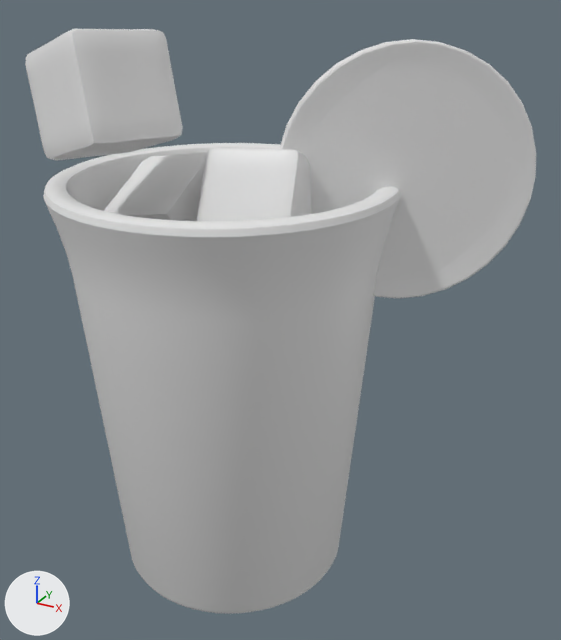
An edit to the OBJ model public/assets/drink-baked/blog0050.obj, drawn before and after from the same camera.
Camera for both pictures: a 50 mm camera at (3.44, -5.32, 5.19) aimed at (0.48, 0.06, 2.5). The lights are fixed; the arrows at lower left show +X, +Y and +Z. The first picture is the older version. Where no turn or scale is listed for an object, it has been applied to the vertices.

Before the edit, the objects in view are built like this:
```python
me_circle_001 = bpy.data.meshes.new('Circle.001')
me_circle_001.from_pydata(...)  # 834 vertices, 832 faces; spans x 0.5..2.3, y -0.15..0.97, z 2.77..4.78
me_cube = bpy.data.meshes.new('Cube')
me_cube.from_pydata(...)  # 386 vertices, 384 faces; spans x -0.628..0.65, y -0.625..0.62, z 1.798..2.88
me_cube_001 = bpy.data.meshes.new('Cube.001')
me_cube_001.from_pydata(...)  # 386 vertices, 384 faces; spans x -0.945..-0.028, y -0.562..0.523, z 2.726..3.858
me_cube_002 = bpy.data.meshes.new('Cube.002')
me_cube_002.from_pydata(...)  # 386 vertices, 384 faces; spans x -0.052..0.87, y -0.634..0.47, z 2.956..4.023
me_cube_003 = bpy.data.meshes.new('Cube.003')
me_cube_003.from_pydata(...)  # 386 vertices, 384 faces; spans x -1.159..-0.055, y -1.207..-0.175, z 3.892..4.875
me_cylinder = bpy.data.meshes.new('Cylinder')
me_cylinder.from_pydata(...)  # 960 vertices, 898 faces; spans x -1.44..1.44, y -1.44..1.44, z 0.0..3.71
me_plane = bpy.data.meshes.new('Plane')
me_plane.from_pydata(...)  # 252 vertices, 74 faces; spans x -1.31..1.31, y -1.3..1.3, z 3.0..3.15
ob_circle_001 = bpy.data.objects.new('Circle.001', me_circle_001)
ob_circle_001.location = (0.0, 0.0, 0.0)
ob_cube = bpy.data.objects.new('Cube', me_cube)
ob_cube.location = (0.0, 0.0, 0.0)
ob_cube_001 = bpy.data.objects.new('Cube.001', me_cube_001)
ob_cube_001.location = (0.0, 0.0, 0.0)
ob_cube_002 = bpy.data.objects.new('Cube.002', me_cube_002)
ob_cube_002.location = (0.0, 0.0, 0.0)
ob_cube_003 = bpy.data.objects.new('Cube.003', me_cube_003)
ob_cube_003.location = (0.0, 0.0, 0.0)
ob_cylinder = bpy.data.objects.new('Cylinder', me_cylinder)
ob_cylinder.location = (0.0, 0.0, 0.0)
ob_plane = bpy.data.objects.new('Plane', me_plane)
ob_plane.location = (0.0, 0.0, 0.0)
```
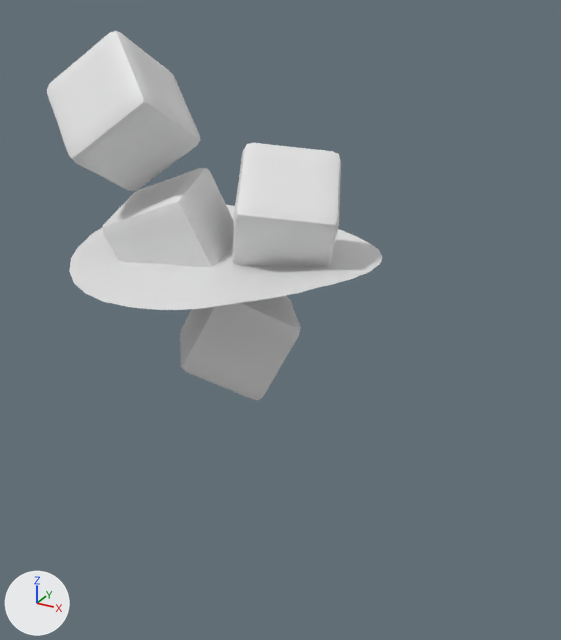
Location of each change, [x1, y1, x2, y2] in pixels of the pictures (561 x 640 px; the box of a moved part takes in the faces that stretch with it):
```json
{"object": "Cylinder", "change": "deleted", "before": [43, 143, 401, 614]}
{"object": "Circle.001", "change": "deleted", "before": [279, 39, 536, 298]}
{"object": "Cube.003", "change": "reshaped", "before": [25, 29, 182, 160], "after": [47, 31, 200, 191], "on screen": "22% taller"}
{"object": "Cube.002", "change": "reshaped", "before": [197, 148, 312, 221], "after": [232, 143, 341, 266]}
{"object": "Cube.001", "change": "reshaped", "before": [104, 152, 207, 221], "after": [102, 168, 234, 267]}
{"part": 1, "of": "me_cube", "change": "moved or reshaped", "after": [180, 295, 301, 400], "on screen": "not visible before"}
{"part": 5, "of": "me_plane", "change": "moved or reshaped", "after": [69, 205, 382, 310], "on screen": "not visible before"}
```

Edits to the scene script, one JSON object a line:
```json
{"block": "me_cube", "where": "# used by ob_cube; location = (0.0, 0.0, 0.0)"}
{"op": "remove", "block": "me_cube", "code": "me_cube.from_pydata(...)  # 386 vertices, 384 faces; spans x -0.628..0.65, y -0.625..0.62, z 1.798..2.88"}
{"op": "add", "block": "me_cube", "code": "me_cube.from_pydata(...)  # 386 vertices, 384 faces; spans x -0.565..0.684, y -0.553..0.639, z 1.781..2.817"}
{"block": "me_cube", "change": "me_cube part 1: the whole mesh is multiplied about its middle by the matrix ((-0.95, -0.307, 0.061), (-0.049, 0.337, 0.94), (-0.309, 0.89, -0.335)), then moved by (0.049, 0.046, -0.04)"}
{"block": "me_cube_001", "where": "# used by ob_cube_001; location = (0.0, 0.0, 0.0)"}
{"op": "remove", "block": "me_cube_001", "code": "me_cube_001.from_pydata(...)  # 386 vertices, 384 faces; spans x -0.945..-0.028, y -0.562..0.523, z 2.726..3.858"}
{"op": "add", "block": "me_cube_001", "code": "me_cube_001.from_pydata(...)  # 386 vertices, 384 faces; spans x -1.003..0.109, y -0.644..0.404, z 2.626..3.702"}
{"block": "me_cube_001", "change": "me_cube_001 part 2: the whole mesh is multiplied about its middle by the matrix ((0.953, -0.167, -0.251), (0.239, 0.926, 0.291), (0.184, -0.337, 0.923)), then moved by (0.04, -0.101, -0.128)"}
{"block": "me_cube_002", "where": "# used by ob_cube_002; location = (0.0, 0.0, 0.0)"}
{"op": "remove", "block": "me_cube_002", "code": "me_cube_002.from_pydata(...)  # 386 vertices, 384 faces; spans x -0.052..0.87, y -0.634..0.47, z 2.956..4.023"}
{"op": "add", "block": "me_cube_002", "code": "me_cube_002.from_pydata(...)  # 386 vertices, 384 faces; spans x -0.081..1.071, y -0.489..0.754, z 2.861..3.98"}
{"block": "me_cube_002", "change": "me_cube_002 part 3: the whole mesh is multiplied about its middle by the matrix ((0.373, -0.569, 0.733), (-0.321, -0.82, -0.473), (0.87, -0.059, -0.489)), then moved by (0.086, 0.214, -0.069)"}
{"block": "me_cube_003", "where": "# used by ob_cube_003; location = (0.0, 0.0, 0.0)"}
{"op": "remove", "block": "me_cube_003", "code": "me_cube_003.from_pydata(...)  # 386 vertices, 384 faces; spans x -1.159..-0.055, y -1.207..-0.175, z 3.892..4.875"}
{"op": "add", "block": "me_cube_003", "code": "me_cube_003.from_pydata(...)  # 386 vertices, 384 faces; spans x -1.322..-0.207, y -0.872..0.3, z 3.54..4.821"}
{"block": "me_cube_003", "change": "me_cube_003 part 4: the whole mesh is multiplied about its middle by the matrix ((0.878, -0.239, -0.415), (0.428, 0.779, 0.458), (0.213, -0.58, 0.786)), then moved by (-0.157, 0.405, -0.203)"}
{"block": "me_plane", "where": "# used by ob_plane; location = (0.0, 0.0, 0.0)"}
{"op": "remove", "block": "me_plane", "code": "me_plane.from_pydata(...)  # 252 vertices, 74 faces; spans x -1.31..1.31, y -1.3..1.3, z 3.0..3.15"}
{"op": "add", "block": "me_plane", "code": "me_plane.from_pydata(...)  # 216 vertices, 159 faces; spans x -1.31..1.31, y -1.31..1.31, z 3.0..3.15"}
{"block": "me_plane", "change": "me_plane part 5: 6 vertices moved within x -1.07..1.07, y -1.26..1.26, z 3.05..3.14; 200 vertices removed from x -1.31..1.31, y -1.3..1.3, z 3.0..3.15; 164 vertices added at x -1.29..1.29, y -1.31..1.31, z 3.0..3.15"}
{"op": "remove", "block": "ob_circle_001", "code": ["ob_circle_001 = bpy.data.objects.new('Circle.001', me_circle_001)", "ob_circle_001.location = (0.0, 0.0, 0.0)"]}
{"op": "remove", "block": "ob_cylinder", "code": ["ob_cylinder = bpy.data.objects.new('Cylinder', me_cylinder)", "ob_cylinder.location = (0.0, 0.0, 0.0)"]}
```
